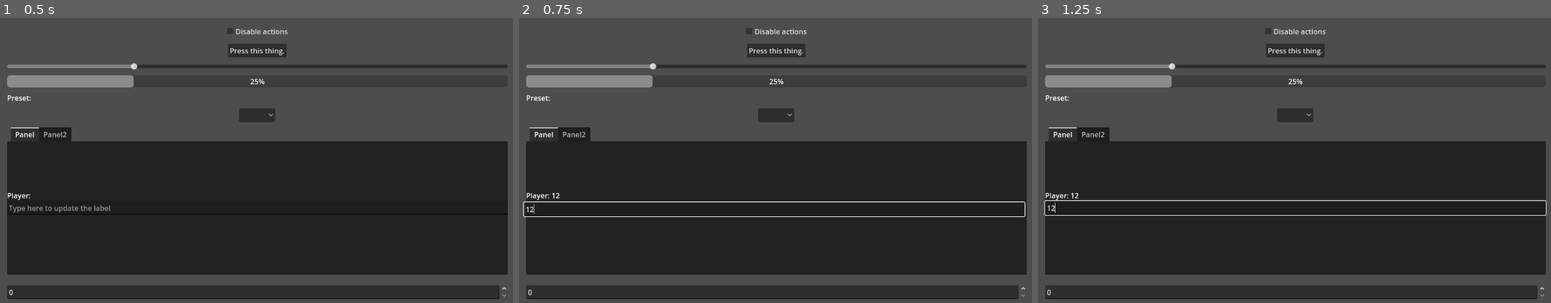
Above: before the commit, frames 1-3 (left to right).
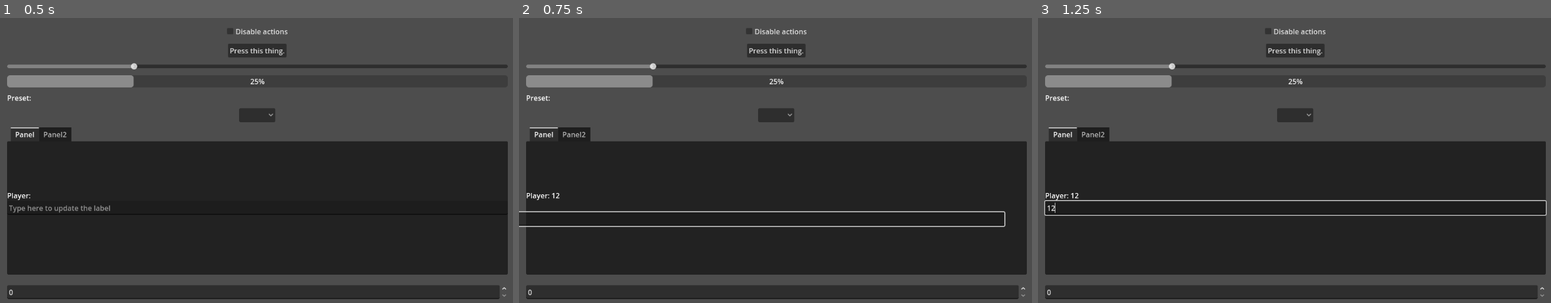
Above: after the commit, the same moments.

Repository: bioartgames/ui_react
Game: Godot game, scene res://scenes/reactive_ui.tscn
The game is run twice, just before and just after one commit, with the same random seed, the same clock (stepped at 60 frames per second) and the same inputs.
Inputs (mouse positions are in pixels of both pictures, inside the frame that each line leads up to):
- Up to frame 1 (0.5 s): no input
- Up to frame 2 (0.75 s): click (775, 208) at 0.52 s; type "12" at 0.6 s
- Up to frame 3 (1.25 s): no input

Frame 1 is identical in both runs. In frame 2, 1.9% of the frame differs, in the area x 0-99%, y 64-74%; in frame 3, nothing differs.

Commit message:
improv
improv

Diff:
--- a/scenes/reactive_ui.tscn
+++ b/scenes/reactive_ui.tscn
@@ -53,6 +53,8 @@
 [sub_resource type="Resource" id="Resource_6fcom"]
 script = ExtResource("4_pf7w8")
 animation = 17
+shake_intensity = 100.0
+shake_count = 5
 metadata/_custom_type_script = "uid://bgtvl8wqnhhg3"
 
 [sub_resource type="Resource" id="Resource_oqryg"]
--- a/scripts/utilities/animation_clip.gd
+++ b/scripts/utilities/animation_clip.gd
@@ -3,6 +3,7 @@
 ## AnimationClip contains all the properties for a single animation type,
 ## including timing, easing, and animation-specific parameters. It can
 ## execute animations on target controls through its execute() method.
+@tool
 class_name AnimationClip
 extends Resource
 
@@ -37,7 +38,16 @@
 ## ============================================
 
 ## Animation type to perform (dropdown selection in Inspector).
-@export var animation: AnimationAction = AnimationAction.EXPAND
+var _animation: AnimationAction = AnimationAction.EXPAND
+
+## Animation type to perform (dropdown selection in Inspector).
+@export var animation: AnimationAction:
+	set(value):
+		if _animation != value:
+			_animation = value
+			notify_property_list_changed()
+	get:
+		return _animation
 
 ## ============================================
 ## TIMING & EASING
@@ -83,35 +93,175 @@
 ## ============================================
 ## ANIMATION-SPECIFIC SETTINGS
 ## ============================================
-
-@export_group("Rotate (for ROTATE_IN animation)")
-## Starting angle in degrees for ROTATE_IN animation (default: -360.0).
-@export var rotate_start_angle: float = -360.0
-
-@export_group("Pop (for POP animation)")
-## Overshoot amount for POP animation (default: 1.2, meaning 20% overshoot).
-@export var pop_overshoot: float = 1.2
-
-@export_group("Pulse (for PULSE animation)")
-## Pulse scale amount for PULSE animation (default: 1.1, meaning 10% scale increase).
-@export var pulse_amount: float = 1.1
-
-## Number of pulses for PULSE animation (default: 2).
-@export var pulse_count: int = 2
-
-@export_group("Shake (for SHAKE animation)")
-## Shake intensity in pixels for SHAKE animation (default: 10.0).
-@export var shake_intensity: float = 10.0
-
-## Number of shakes for SHAKE animation (default: 5).
-@export var shake_count: int = 5
-
-@export_group("Color Flash (for COLOR_FLASH animation)")
+## These properties are conditionally shown based on the selected animation type.
+
+## Starting angle in degrees for ROTATE_IN animation.
+var rotate_start_angle: float = -360.0
+
+## Overshoot amount for POP animation.
+var pop_overshoot: float = 1.2
+
+## Pulse scale amount for PULSE animation.
+var pulse_amount: float = 1.1
+
+## Number of pulses for PULSE animation.
+var pulse_count: int = 2
+
+## Shake intensity in pixels for SHAKE animation.
+var shake_intensity: float = 10.0
+
+## Number of shakes for SHAKE animation.
+var shake_count: int = 5
+
 ## Flash color for COLOR_FLASH animation.
-@export var flash_color: Color = Color.YELLOW
+var flash_color: Color = Color.YELLOW
 
 ## Flash intensity multiplier for COLOR_FLASH animation.
-@export var flash_intensity: float = 1.5
+var flash_intensity: float = 1.5
+
+## Returns the property list for conditional display of animation-specific properties.
+func _get_property_list() -> Array:
+	var properties: Array = []
+
+	# Conditionally show animation-specific groups based on selected animation
+	match _animation:
+		AnimationAction.ROTATE_IN:
+			properties.append({
+				"name": "Rotate",
+				"type": TYPE_NIL,
+				"usage": PROPERTY_USAGE_GROUP,
+				"hint_string": "rotate_"
+			})
+			properties.append({
+				"name": "rotate_start_angle",
+				"type": TYPE_FLOAT,
+				"usage": PROPERTY_USAGE_DEFAULT,
+				"hint": PROPERTY_HINT_NONE
+			})
+
+		AnimationAction.POP:
+			properties.append({
+				"name": "Pop",
+				"type": TYPE_NIL,
+				"usage": PROPERTY_USAGE_GROUP,
+				"hint_string": "pop_"
+			})
+			properties.append({
+				"name": "pop_overshoot",
+				"type": TYPE_FLOAT,
+				"usage": PROPERTY_USAGE_DEFAULT,
+				"hint": PROPERTY_HINT_NONE
+			})
+
+		AnimationAction.PULSE:
+			properties.append({
+				"name": "Pulse",
+				"type": TYPE_NIL,
+				"usage": PROPERTY_USAGE_GROUP,
+				"hint_string": "pulse_"
+			})
+			properties.append({
+				"name": "pulse_amount",
+				"type": TYPE_FLOAT,
+				"usage": PROPERTY_USAGE_DEFAULT,
+				"hint": PROPERTY_HINT_NONE
+			})
+			properties.append({
+				"name": "pulse_count",
+				"type": TYPE_INT,
+				"usage": PROPERTY_USAGE_DEFAULT,
+				"hint": PROPERTY_HINT_NONE
+			})
+
+		AnimationAction.SHAKE:
+			properties.append({
+				"name": "Shake",
+				"type": TYPE_NIL,
+				"usage": PROPERTY_USAGE_GROUP,
+				"hint_string": "shake_"
+			})
+			properties.append({
+				"name": "shake_intensity",
+				"type": TYPE_FLOAT,
+				"usage": PROPERTY_USAGE_DEFAULT,
+				"hint": PROPERTY_HINT_NONE
+			})
+			properties.append({
+				"name": "shake_count",
+				"type": TYPE_INT,
+				"usage": PROPERTY_USAGE_DEFAULT,
+				"hint": PROPERTY_HINT_NONE
+			})
+
+		AnimationAction.COLOR_FLASH:
+			properties.append({
+				"name": "Color Flash",
+				"type": TYPE_NIL,
+				"usage": PROPERTY_USAGE_GROUP,
+				"hint_string": "flash_"
+			})
+			properties.append({
+				"name": "flash_color",
+				"type": TYPE_COLOR,
+				"usage": PROPERTY_USAGE_DEFAULT,
+				"hint": PROPERTY_HINT_NONE
+			})
+			properties.append({
+				"name": "flash_intensity",
+				"type": TYPE_FLOAT,
+				"usage": PROPERTY_USAGE_DEFAULT,
+				"hint": PROPERTY_HINT_NONE
+			})
+
+	return properties
+
+## Handles setting animation-specific properties.
+func _set(property: StringName, value: Variant) -> bool:
+	if property == "rotate_start_angle":
+		rotate_start_angle = value
+		return true
+	elif property == "pop_overshoot":
+		pop_overshoot = value
+		return true
+	elif property == "pulse_amount":
+		pulse_amount = value
+		return true
+	elif property == "pulse_count":
+		pulse_count = value
+		return true
+	elif property == "shake_intensity":
+		shake_intensity = value
+		return true
+	elif property == "shake_count":
+		shake_count = value
+		return true
+	elif property == "flash_color":
+		flash_color = value
+		return true
+	elif property == "flash_intensity":
+		flash_intensity = value
+		return true
+	return false
+
+## Handles getting animation-specific properties.
+func _get(property: StringName) -> Variant:
+	if property == "rotate_start_angle":
+		return rotate_start_angle
+	elif property == "pop_overshoot":
+		return pop_overshoot
+	elif property == "pulse_amount":
+		return pulse_amount
+	elif property == "pulse_count":
+		return pulse_count
+	elif property == "shake_intensity":
+		return shake_intensity
+	elif property == "shake_count":
+		return shake_count
+	elif property == "flash_color":
+		return flash_color
+	elif property == "flash_intensity":
+		return flash_intensity
+	return null
 
 ## Executes this animation clip on the specified target control.
 ## [param owner]: The node that owns the animation (for creating tweens).
@@ -120,7 +270,7 @@
 ## [return]: Signal that emits when animation completes (or empty Signal if not applicable).
 func execute(owner: Node, target: Control, tween_easing: int) -> Signal:
 	# Match on animation type and call appropriate UIAnimationUtils function
-	match animation:
+	match _animation:
 		AnimationAction.EXPAND:
 			if reverse:
 				return UIAnimationUtils.animate_shrink(owner, target, duration, pivot_offset, true, true, true, repeat_count, tween_easing)
@@ -217,5 +367,5 @@
 			# This resets all properties using the unified snapshot system
 			return UIAnimationUtils.animate_reset_all(owner, target, 0.0, tween_easing, true)
 		_:
-			push_warning("AnimationClip: Unsupported animation type %d" % animation)
+			push_warning("AnimationClip: Unsupported animation type %d" % _animation)
 			return Signal()
